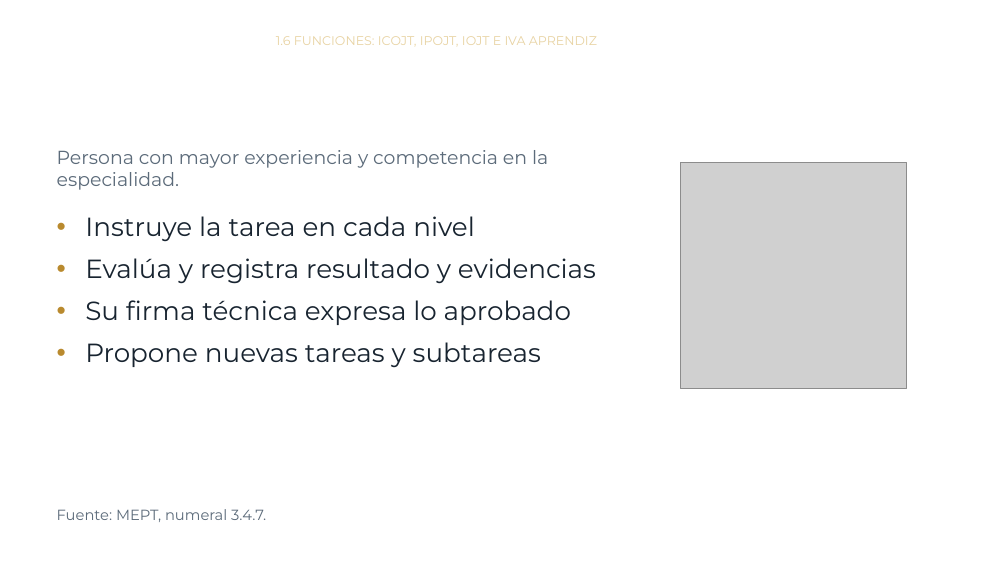
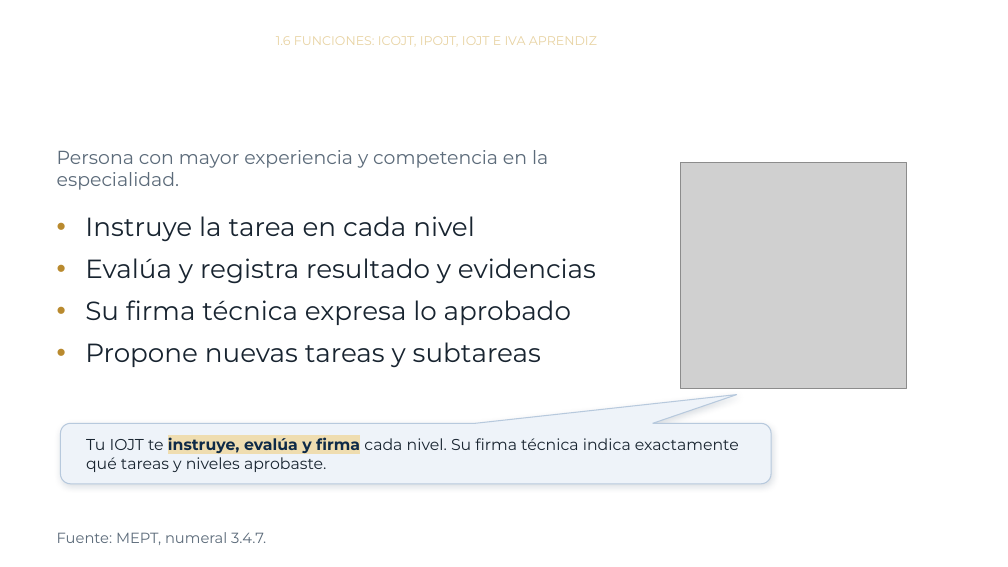
Before and after one commit to jmfigueroah01-creator/Curso-MEPT-OJT, a slide deck: slide 28 of modulo1.pptx. Drawn at 1008x567 pixels with LibreOffice and Linux fonts; fonts in the diff are those of the drawing; grey boxes stand for pictures; background and template pictures are left out. Boxes give left, top, right and bottom in pixels: in the first picture for what was removed or moved away, otherwise in the second. Text is boxed around its words. In the diff, an @@ line names an element or a change of style, - is before the commit and + after.

```diff
--- a/modulo1.pptx
+++ b/modulo1.pptx
@@ rounded speech box added at bbox=[60, 423, 771, 484], fill #EEF3F9, outline #B7C9DD 1 pt, 15 pt, text #182430 @@
+Tu IOJT te instruye, evalúa y firma cada nivel. Su firma técnica indica exactamente qué tareas y niveles aprobaste.
@@ text "Fuente: MEPT, numeral 3.4.7.": place and size @@
-text "Fuente: MEPT, numeral 3.4.7." at bbox=[57, 509, 266, 522]
+text "Fuente: MEPT, numeral 3.4.7." at bbox=[57, 532, 266, 545]
```
Also in this commit, not shown: 13 other slides changed, 1 other file.
